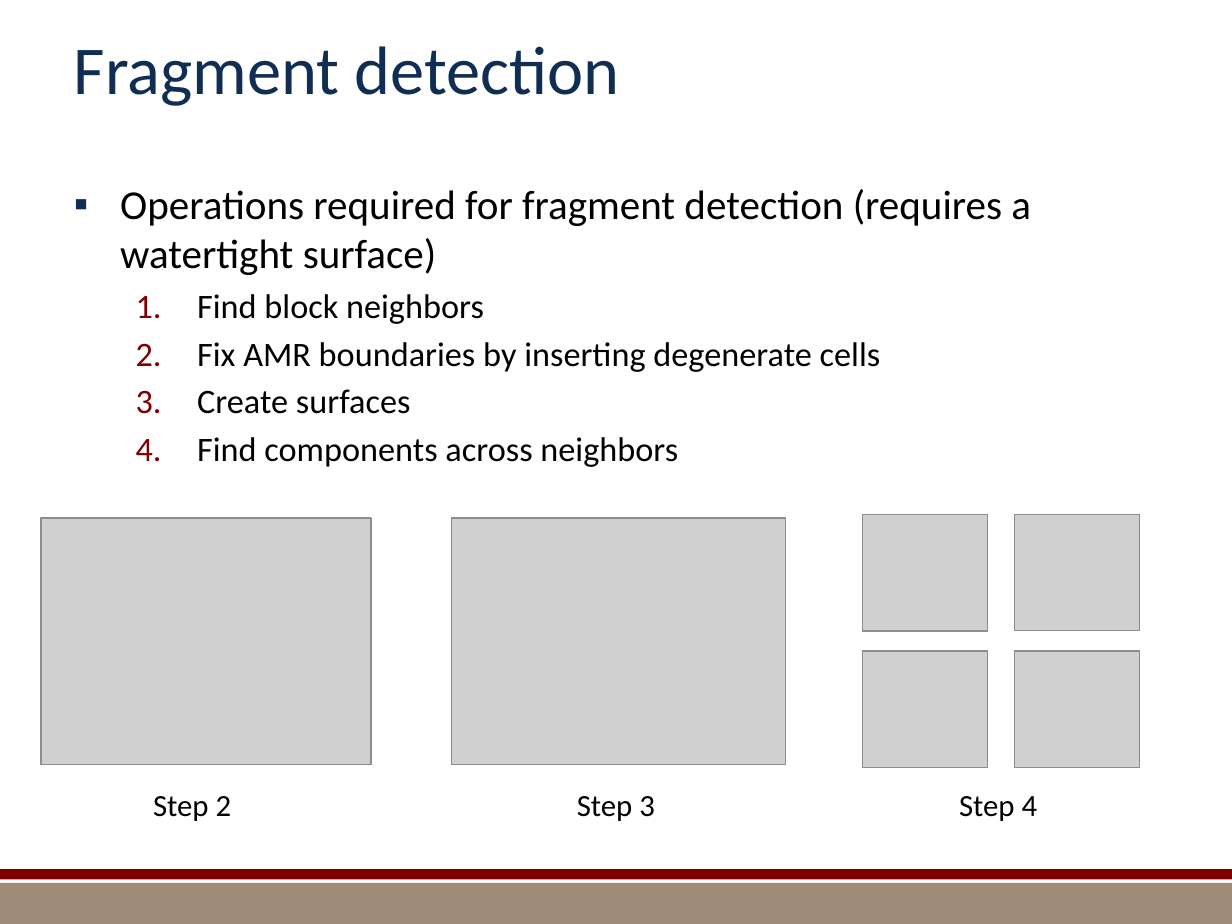
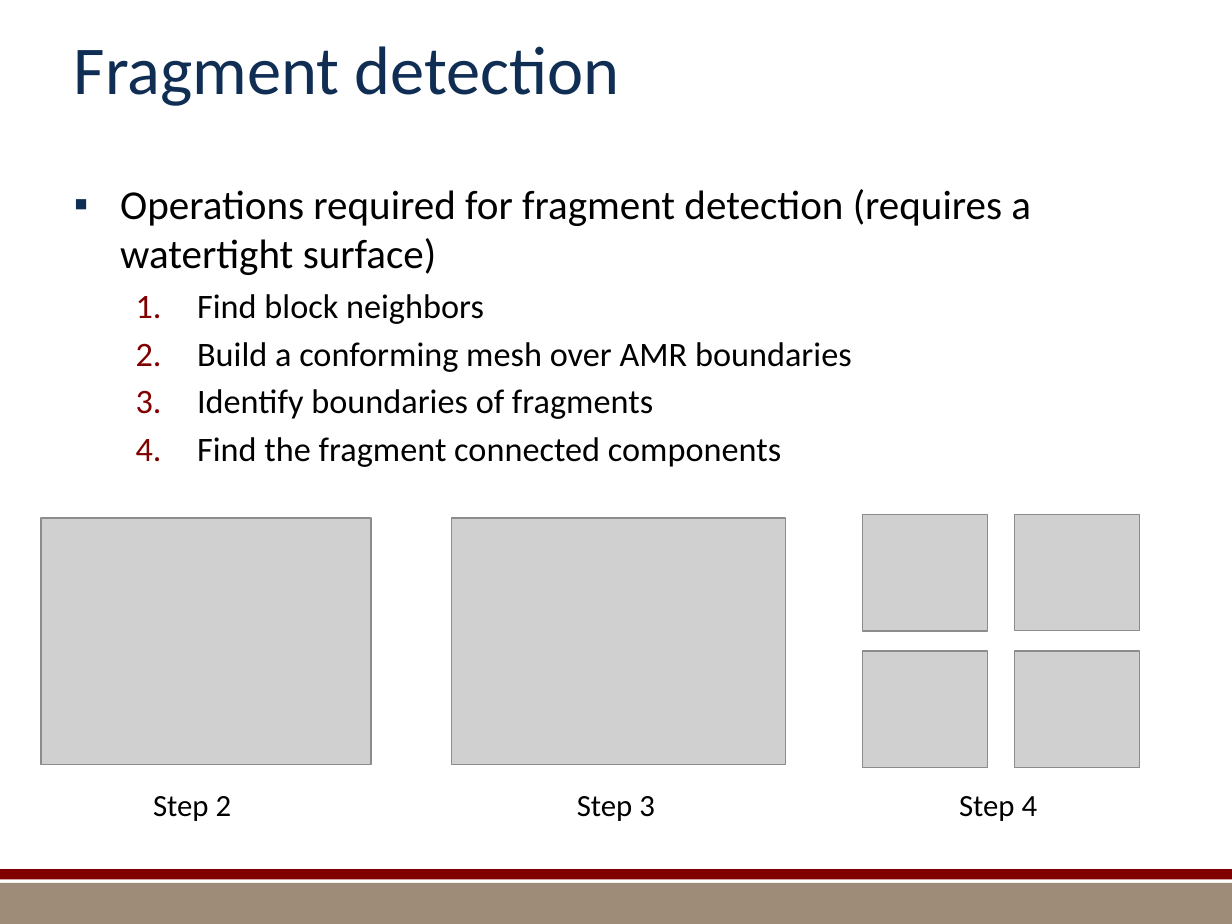
Before and after one commit to kmorel-papers/MilestoneFY13, a slide deck: slide 9 of Summary/SummarySlides.pptx. Drawn at 1232x924 pixels with LibreOffice and Linux fonts; fonts in the diff are those of the drawing; grey boxes stand for pictures; background and template pictures are left out. Boxes give left, top, right and bottom in pixels: in the first picture for what was removed or moved away, otherwise in the second. Text is boxed around its words. In the diff, an @@ line names an element or a change of style, - is before the commit and + after.

```diff
--- a/Summary/SummarySlides.pptx
+++ b/Summary/SummarySlides.pptx
@@ text at [197, 342, 852, 467]: text changed @@
-  2. Fix AMR boundaries by inserting degenerate cells
-  3. Create surfaces
-  4. Find components across neighbors
+  2. Build a conforming mesh over AMR boundaries
+  3. Identify boundaries of fragments
+  4. Find the fragment connected components
```
Also in this commit, not shown: 9 other slides changed, 1 slide added, 1 slide removed, 9 other files.
